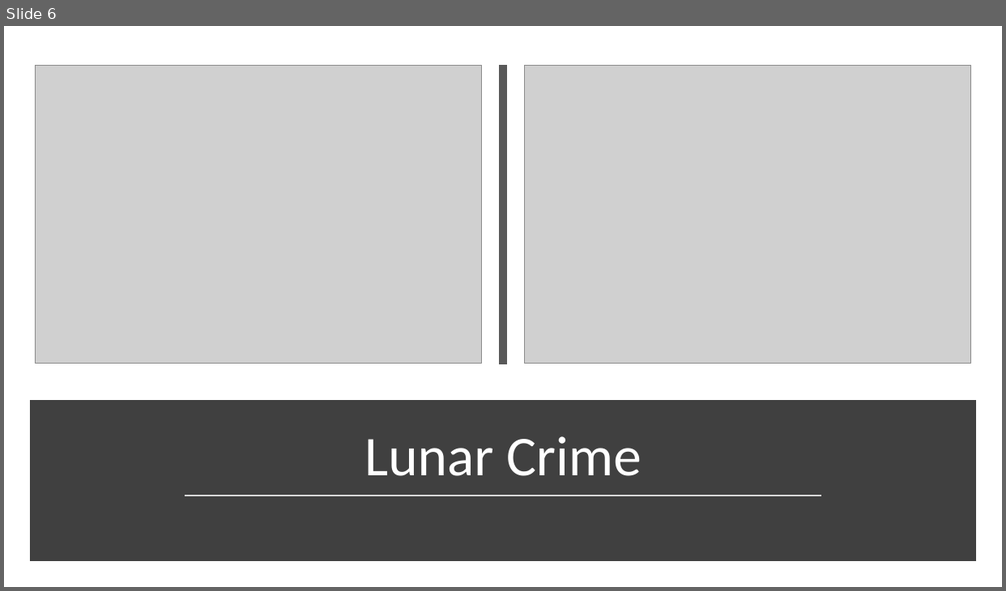
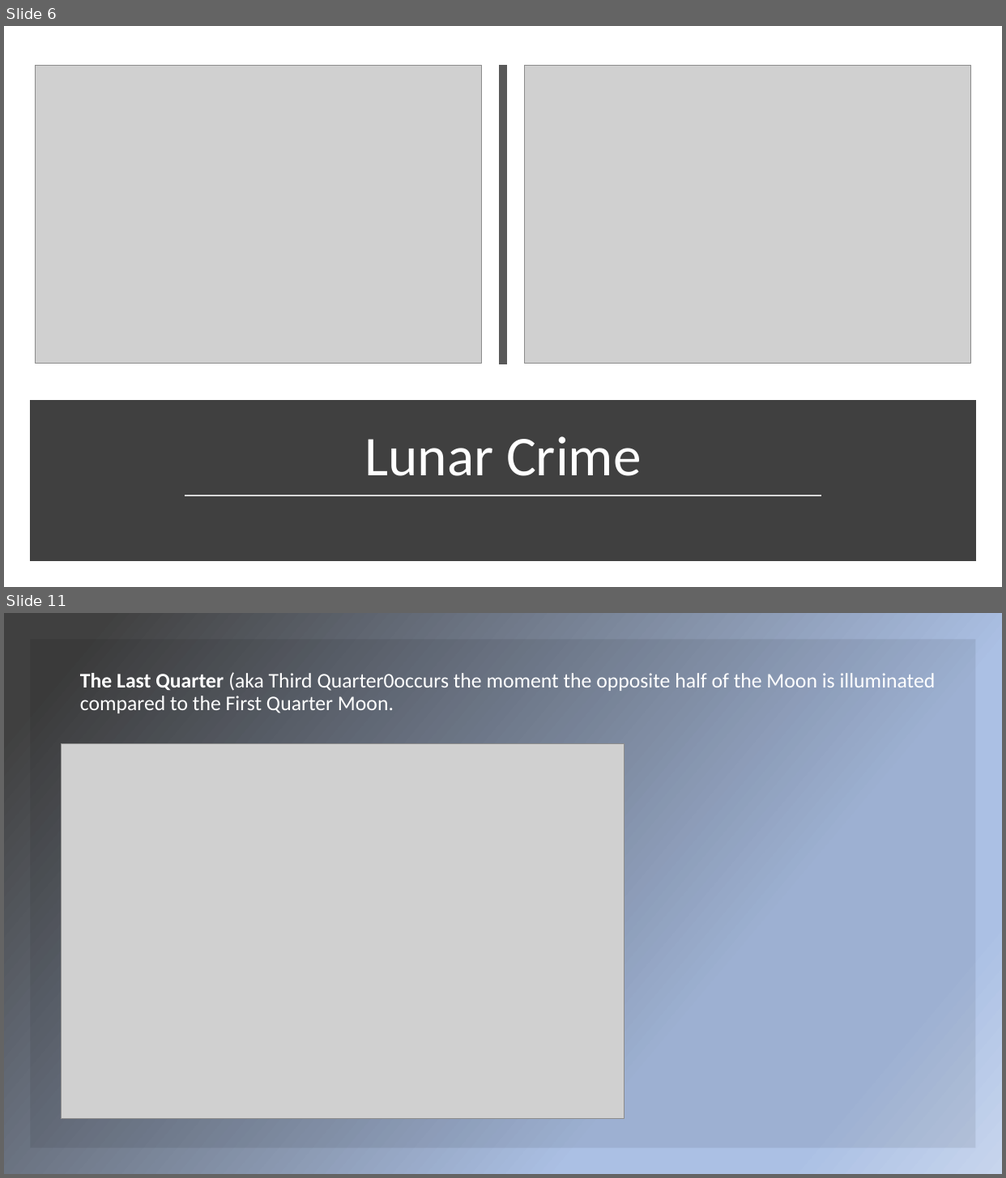
Before and after one commit to Nnothdurft/GroupC, a slide deck: Presentation.pptx. Shown one above the other, each under a label of ours: slide 6 before the commit, slides 6 and 11 after it; the slides between them are not shown. The pictures are 1006x591 and 1006x1178 pixels, drawn with LibreOffice and Linux fonts; fonts in the diff are those of the drawing; grey boxes stand for pictures. Boxes give left, top, right and bottom in pixels: in the first picture for what was removed or moved away, otherwise in the second. Text is boxed around its words. In the diff, an @@ line names an element or a change of style, - is before the commit and + after.

```diff
--- a/Presentation.pptx
+++ b/Presentation.pptx
@@ slide 11 added at box(4, 613, 1002, 1174), background gradient #C7D5ED to #ABC0E4 to #404040 @@
@@ rectangle added at box(30, 639, 976, 1148), fill #000000 at 8% opacity @@
@@ title added at box(80, 672, 936, 713), 20 pt, text #FFFFFF @@
+The Last Quarter (aka Third Quarter0occurs the moment the opposite half of the Moon is illuminated compared to the First Quarter Moon.
@@ picture added at box(61, 744, 624, 1120) @@
```
Also in this commit, not shown: 6 other slides added, 3 other files.
